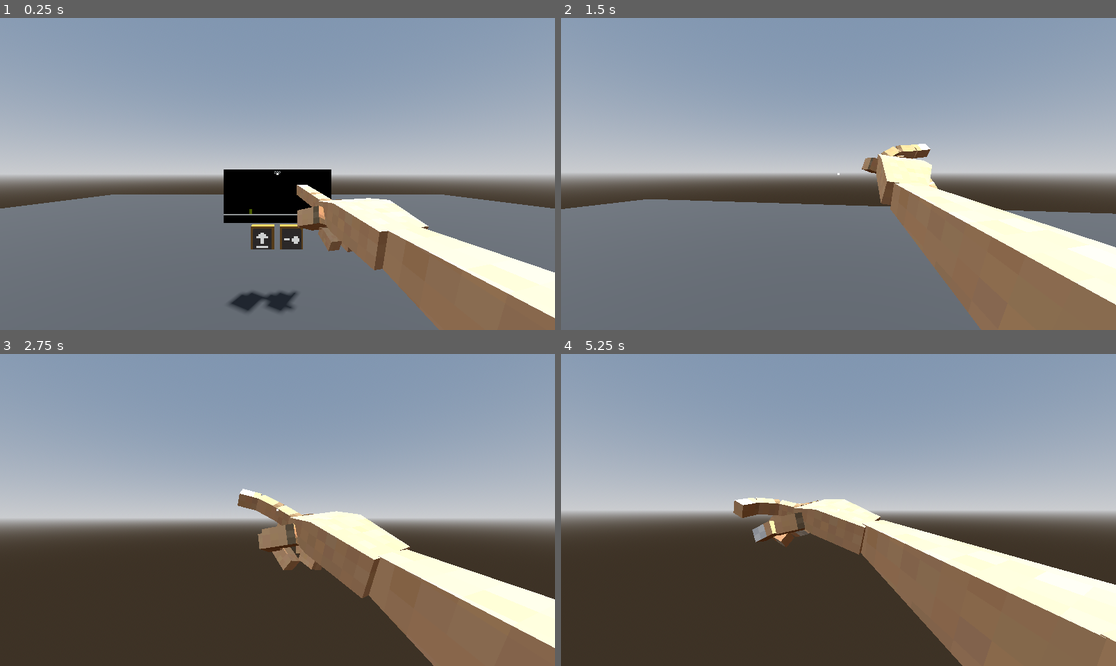
Above: before the commit, frames 1-4 (two rows, left to right).
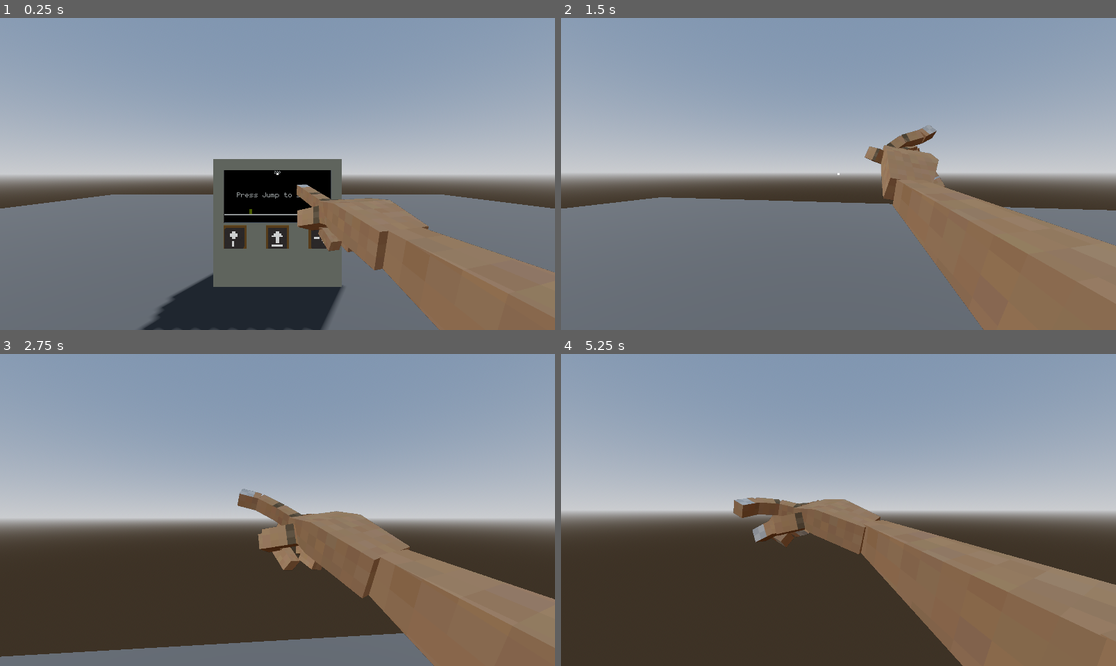
Above: after the commit, the same moments.

Repository: GildedBirch/evading-homework
Game: Godot game, scene res://scenes/management/main.tscn
The game is run twice, just before and just after one commit, with the same random seed, the same clock (stepped at 60 frames per second) and the same inputs.
Inputs (mouse positions are in pixels of both pictures, inside the frame that each line leads up to):
- Up to frame 1 (0.25 s): no input
- Up to frame 2 (1.5 s): tap Enter at 0.5 s; move the mouse to (866, 174) at 0.52 s; press the mouse at (866, 174) at 0.53 s; hold W (move_forward) from 0.53 s (still down); move the mouse to (810, 174) at 1.27 s; release the mouse at (810, 174) at 1.28 s; click (810, 174) at 1.35 s
- Up to frame 3 (2.75 s): keep holding W (move_forward); move the mouse to (288, 503) at 2.02 s; press the mouse at (288, 503) at 2.03 s
- Up to frame 4 (5.25 s): keep holding W (move_forward); move the mouse to (832, 516) at 2.77 s; release the mouse at (832, 516) at 2.78 s; click (832, 516) at 2.85 s; move the mouse to (877, 513) at 3.52 s; press the mouse at (877, 513) at 3.53 s; move the mouse to (794, 506) at 4.27 s; release the mouse at (794, 506) at 4.28 s; click (794, 506) at 4.35 s; move the mouse to (844, 510) at 5.02 s; press the mouse at (844, 510) at 5.03 s

The runs differ from the first frame. In frame 1, 13% of the frame differs, in the area x 25-100%, y 45-100%; in frame 2, 7.1%; in frame 3, 10%; in frame 4, 5.8%.

Commit message:
Projectiles can now shoot in multiple directions

Diff:
--- a/project.godot
+++ b/project.godot
@@ -52,6 +52,11 @@
 ]
 }
 
+[layer_names]
+
+3d_render/layer_1="Default"
+3d_render/layer_2="Hand"
+
 [physics]
 
 3d/physics_engine="Jolt Physics"
--- a/scenes/level/game_screen/game_screen.gd
+++ b/scenes/level/game_screen/game_screen.gd
@@ -10,41 +10,78 @@
 @export var target_screen: MeshInstance3D
 @export var jump_button: Button3D
 @export var shoot_button: Button3D
+@export var shoot_up_button: Button3D
 
 var _game_running:bool = false
+var score: int = 0
+var top_score: int = 0
+var speed_multiplier: float = 0
 
 @onready var player_2d: Player2d = %Player2D
 @onready var obstacle_spawn_point: Marker2D = %ObstacleSpawnPoint
 @onready var obstacle_spawn_timer: Timer = %ObstacleSpawnTimer
+@onready var score_label: Label = %ScoreLabel
+@onready var start_game_label: Label = %StartGameLabel
+@onready var score_timer: Timer = %ScoreTimer
 
 
 func _ready() -> void:
 	SignalBus.game_over.connect(_on_game_over)
 	jump_button.pressed.connect(_jump_button_pressed)
 	shoot_button.pressed.connect(_shoot_button_pressed)
+	shoot_up_button.pressed.connect(_shoot_up_button_pressed)
 	obstacle_spawn_timer.timeout.connect(_on_obstacle_spawn_timer_timeout)
+	score_timer.timeout.connect(_on_score_timer_timeout)
+
 	target_screen.material_override.albedo_texture = get_texture()
 
 
 func _jump_button_pressed() -> void:
 	if _game_running == false:
-		_game_running = true
+		_start_game()
 		return
-		obstacle_spawn_timer.start()
 	player_2d.jump()
 
 
 func _shoot_button_pressed() -> void:
-	player_2d.shoot()
+	if _game_running == false:
+		_start_game()
+		return
+	player_2d.shoot(Projectile.MoveDirection.FORWARD)
+
+
+func _shoot_up_button_pressed() -> void:
+	if _game_running == false:
+		_start_game()
+		return
+	player_2d.shoot(Projectile.MoveDirection.UP)
+
+
+func _start_game() -> void:
+	_game_running = true
+	start_game_label.hide()
+	obstacle_spawn_timer.start()
+	score_timer.start()
 
 
 func _on_obstacle_spawn_timer_timeout() -> void:
-	obstacle_spawn_timer.wait_time = randf_range(1.0, 3.0)
+	obstacle_spawn_timer.wait_time = randf_range(1.0 - speed_multiplier, 3.0 - speed_multiplier)
 	var obstacle: Obstacle = OBSTACLES.pick_random().instantiate()
 	add_child(obstacle)
 	obstacle.global_position = obstacle_spawn_point.global_position
 
 
+func _on_score_timer_timeout() -> void:
+	score += 1
+	score_label.text = "%03d" % score
+	speed_multiplier = (score / 25) * 0.05
+
+
 func _on_game_over() -> void:
 	obstacle_spawn_timer.stop()
+	score_timer.stop()
 	_game_running = false
+	if score > top_score:
+		top_score = score
+	score = 0
+	start_game_label.show()
--- a/scenes/level/game_screen/game_screen.tscn
+++ b/scenes/level/game_screen/game_screen.tscn
@@ -25,7 +25,8 @@
 offset_bottom = 255.0
 color = Color(0.992157, 0.964706, 0.890196, 1)
 
-[node name="Label" type="Label" parent="."]
+[node name="ScoreLabel" type="Label" parent="."]
+unique_name_in_owner = true
 anchors_preset = 5
 anchor_left = 0.5
 anchor_right = 0.5
@@ -38,6 +39,23 @@
 theme_override_fonts/font = ExtResource("2_n3lex")
 theme_override_font_sizes/font_size = 32
 text = "000"
+horizontal_alignment = 1
+
+[node name="StartGameLabel" type="Label" parent="."]
+unique_name_in_owner = true
+anchors_preset = 5
+anchor_left = 0.5
+anchor_right = 0.5
+offset_left = -20.0
+offset_top = 112.0
+offset_right = 20.0
+offset_bottom = 138.0
+grow_horizontal = 2
+size_flags_horizontal = 4
+theme_override_colors/font_color = Color(0.992157, 0.964706, 0.890196, 1)
+theme_override_fonts/font = ExtResource("2_n3lex")
+theme_override_font_sizes/font_size = 64
+text = "Press Jump to start"
 horizontal_alignment = 1
 
 [node name="StaticBody2D" type="StaticBody2D" parent="."]
@@ -58,6 +76,11 @@
 unique_name_in_owner = true
 wait_time = 3.0
 
+[node name="ScoreTimer" type="Timer" parent="."]
+unique_name_in_owner = true
+wait_time = 0.5
+
 [node name="SubViewportContainer" type="SubViewportContainer" parent="."]
+visible = false
 offset_right = 40.0
 offset_bottom = 40.0
--- a/scenes/level/game_screen/obstacles/obstacle.gd
+++ b/scenes/level/game_screen/obstacles/obstacle.gd
@@ -15,6 +15,8 @@
 
 func _process(_delta: float) -> void:
 	global_position.x -= speed
+	if global_position.x < -50:
+		queue_free()
 
 
 func _on_body_entered(_body: Node2D) -> void:
--- a/scenes/level/game_screen/obstacles/obstacle_shoot.tscn
+++ b/scenes/level/game_screen/obstacles/obstacle_shoot.tscn
@@ -20,3 +20,73 @@
 offset_top = -124.0
 offset_right = 20.0
 color = Color(0.862745, 0.196078, 0.184314, 1)
+
+[node name="ColorRect8" type="ColorRect" parent="."]
+offset_left = -55.0
+offset_top = -124.0
+offset_right = 20.0
+offset_bottom = -105.0
+color = Color(0.862745, 0.196078, 0.184314, 1)
+
+[node name="ColorRect9" type="ColorRect" parent="."]
+offset_left = -54.0
+offset_top = -79.0
+offset_right = 20.0
+offset_bottom = -60.0
+color = Color(0.862745, 0.196078, 0.184314, 1)
+
+[node name="ColorRect2" type="ColorRect" parent="."]
+offset_left = -20.0
+offset_top = -115.0
+offset_right = -6.0
+offset_bottom = -101.0
+rotation = 0.785398
+color = Color(0.862745, 0.196078, 0.184314, 1)
+
+[node name="ColorRect3" type="ColorRect" parent="."]
+offset_left = -31.0
+offset_top = -115.0
+offset_right = -17.0
+offset_bottom = -101.0
+rotation = 0.785398
+color = Color(0.862745, 0.196078, 0.184314, 1)
+
+[node name="ColorRect4" type="ColorRect" parent="."]
+offset_left = -45.0
+offset_top = -115.0
+offset_right = -31.0
+offset_bottom = -101.0
+rotation = 0.785398
+color = Color(0.862745, 0.196078, 0.184314, 1)
+
+[node name="ColorRect5" type="ColorRect" parent="."]
+offset_left = -19.1005
+offset_top = -89.0
+offset_right = -5.10051
+offset_bottom = -75.0
+rotation = 0.785398
+color = Color(0.862745, 0.196078, 0.184314, 1)
+
+[node name="ColorRect6" type="ColorRect" parent="."]
+offset_left = -30.1005
+offset_top = -89.0
+offset_right = -16.1005
+offset_bottom = -75.0
+rotation = 0.785398
+color = Color(0.862745, 0.196078, 0.184314, 1)
+
+[node name="ColorRect7" type="ColorRect" parent="."]
+offset_left = -44.1005
+offset_top = -89.0
+offset_right = -30.1005
+offset_bottom = -75.0
+rotation = 0.785398
+color = Color(0.862745, 0.196078, 0.184314, 1)
+
+[node name="ColorRect10" type="ColorRect" parent="."]
+offset_left = -9.0
+offset_top = -120.0
+offset_right = 5.0
+offset_bottom = -106.0
+rotation = 0.785398
+color = Color(0, 0, 0, 1)
--- a/scenes/level/game_screen/player/player_2d.gd
+++ b/scenes/level/game_screen/player/player_2d.gd
@@ -27,7 +27,7 @@
 		velocity.y = JUMP_VELOCITY
 
 
-func shoot() -> void:
+func shoot(dir: Projectile.MoveDirection) -> void:
 	if not can_shoot:
 		return
 
@@ -35,6 +35,7 @@
 	var projectile: Projectile = PROJECTILE.instantiate()
 	add_child(projectile)
 	projectile.global_position = global_position - Vector2(0, 20)
+	projectile.direction = dir
 	bullet_cooldown_timer.start()
 
 
--- a/scenes/level/game_screen/player/projectile.gd
+++ b/scenes/level/game_screen/player/projectile.gd
@@ -1,7 +1,8 @@
 class_name Projectile
 extends Area2D
 
-
+enum MoveDirection{FORWARD, UP}
+var direction: MoveDirection = MoveDirection.FORWARD
 var speed: float = 1.0
 
 
@@ -10,7 +11,12 @@
 
 
 func _process(_delta: float) -> void:
-	global_position.x += speed
+	if direction == MoveDirection.UP:
+		global_position.y -= speed
+	else:
+		global_position.x += speed
+	if global_position.x > 600 or global_position.y < 0:
+		queue_free()
 
 
 func _on_game_over() -> void:
--- a/scenes/level/level.tscn
+++ b/scenes/level/level.tscn
@@ -48,6 +48,16 @@
 [sub_resource type="QuadMesh" id="QuadMesh_hnne4"]
 size = Vector2(1.2, 0.6)
 
+[sub_resource type="StandardMaterial3D" id="StandardMaterial3D_hnne4"]
+albedo_color = Color(0.66095, 0.645848, 0.55416, 1)
+
+[sub_resource type="StandardMaterial3D" id="StandardMaterial3D_vpf64"]
+albedo_color = Color(0.169245, 0.169245, 0.169245, 1)
+roughness = 0.5
+
+[sub_resource type="BoxShape3D" id="BoxShape3D_qkmgm"]
+size = Vector3(1, 1.41107, 0.526489)
+
 [node name="Level" type="Node"]
 
 [node name="WorldEnvironment" type="WorldEnvironment" parent="."]
@@ -62,58 +72,102 @@
 size = Vector3(20, 1, 20)
 material = SubResource("StandardMaterial3D_8y3pp")
 
-[node name="JumpButton" parent="." node_paths=PackedStringArray("button_mesh") instance=ExtResource("1_h3e3j")]
-transform = Transform3D(1, 0, 0, 0, -4.37114e-08, -1, 0, 1, -4.37114e-08, -0.160472, 0.559653, 0)
+[node name="GameSetup" type="Node3D" parent="."]
+
+[node name="GameScreen" parent="GameSetup" node_paths=PackedStringArray("target_screen", "jump_button", "shoot_button", "shoot_up_button") instance=ExtResource("4_qkmgm")]
+target_screen = NodePath("../Screen")
+jump_button = NodePath("../JumpButton")
+shoot_button = NodePath("../ShootButton")
+shoot_up_button = NodePath("../ShootUpButton")
+
+[node name="JumpButton" parent="GameSetup" node_paths=PackedStringArray("button_mesh") instance=ExtResource("1_h3e3j")]
+transform = Transform3D(1, 0, 0, 0, -4.37114e-08, -1, 0, 1, -4.37114e-08, -0.00150104, 0.559653, -0.0320297)
 button_mesh = NodePath("ButtonTop")
 
-[node name="CollisionShape3D" type="CollisionShape3D" parent="JumpButton"]
+[node name="CollisionShape3D" type="CollisionShape3D" parent="GameSetup/JumpButton"]
 transform = Transform3D(1, 0, 0, 0, 1, 0, 0, 0, 1, 0, 0.05, 0)
 shape = SubResource("BoxShape3D_hnne4")
 
-[node name="ButtonTop" type="MeshInstance3D" parent="JumpButton"]
+[node name="ButtonTop" type="MeshInstance3D" parent="GameSetup/JumpButton"]
 transform = Transform3D(1, 0, 0, 0, 1, 0, 0, 0, 1, 0, 0.1, 0)
 mesh = SubResource("BoxMesh_vpf64")
 
-[node name="Sprite3D" type="Sprite3D" parent="JumpButton/ButtonTop"]
+[node name="Sprite3D" type="Sprite3D" parent="GameSetup/JumpButton/ButtonTop"]
 transform = Transform3D(1, 0, 0, 0, 1, 0, 0, 0, 1, 0, 0.0505914, 0)
 pixel_size = 0.02
 axis = 1
 texture_filter = 2
 texture = SubResource("AtlasTexture_wcngd")
 
-[node name="ButtonBase" type="MeshInstance3D" parent="JumpButton"]
+[node name="ButtonBase" type="MeshInstance3D" parent="GameSetup/JumpButton"]
 transform = Transform3D(1, 0, 0, 0, 1, 0, 0, 0, 1, 0, 0.03551, 0)
 mesh = SubResource("BoxMesh_qkmgm")
 
-[node name="ShootButton" parent="." node_paths=PackedStringArray("button_mesh") instance=ExtResource("1_h3e3j")]
-transform = Transform3D(1, 0, 0, 0, -4.37114e-08, -1, 0, 1, -4.37114e-08, 0.150644, 0.559653, 0)
+[node name="ShootButton" parent="GameSetup" node_paths=PackedStringArray("button_mesh") instance=ExtResource("1_h3e3j")]
+transform = Transform3D(1, 0, 0, 0, -4.37114e-08, -1, 0, 1, -4.37114e-08, 0.464718, 0.559653, -0.0320297)
 button_mesh = NodePath("ButtonTop")
 
-[node name="CollisionShape3D" type="CollisionShape3D" parent="ShootButton"]
+[node name="CollisionShape3D" type="CollisionShape3D" parent="GameSetup/ShootButton"]
 transform = Transform3D(1, 0, 0, 0, 1, 0, 0, 0, 1, 0, 0.05, 0)
 shape = SubResource("BoxShape3D_hnne4")
 
-[node name="ButtonTop" type="MeshInstance3D" parent="ShootButton"]
+[node name="ButtonTop" type="MeshInstance3D" parent="GameSetup/ShootButton"]
 transform = Transform3D(1, 0, 0, 0, 1, 0, 0, 0, 1, 0, 0.1, 0)
 mesh = SubResource("BoxMesh_vpf64")
 
-[node name="Sprite3D" type="Sprite3D" parent="ShootButton/ButtonTop"]
+[node name="Sprite3D" type="Sprite3D" parent="GameSetup/ShootButton/ButtonTop"]
 transform = Transform3D(1, 0, 0, 0, 1, 0, 0, 0, 1, 0, 0.0505914, 0)
 pixel_size = 0.02
 axis = 1
 texture_filter = 2
 texture = SubResource("AtlasTexture_qkmgm")
 
-[node name="ButtonBase" type="MeshInstance3D" parent="ShootButton"]
+[node name="ButtonBase" type="MeshInstance3D" parent="GameSetup/ShootButton"]
 transform = Transform3D(1, 0, 0, 0, 1, 0, 0, 0, 1, 0, 0.03551, 0)
 mesh = SubResource("BoxMesh_qkmgm")
 
-[node name="Screen" type="MeshInstance3D" parent="."]
+[node name="ShootUpButton" parent="GameSetup" node_paths=PackedStringArray("button_mesh") instance=ExtResource("1_h3e3j")]
+transform = Transform3D(1, 0, 0, 0, -4.37114e-08, -1, 0, 1, -4.37114e-08, -0.463955, 0.559653, -0.0320297)
+button_mesh = NodePath("ButtonTop")
+
+[node name="CollisionShape3D" type="CollisionShape3D" parent="GameSetup/ShootUpButton"]
+transform = Transform3D(1, 0, 0, 0, 1, 0, 0, 0, 1, 0, 0.05, 0)
+shape = SubResource("BoxShape3D_hnne4")
+
+[node name="ButtonTop" type="MeshInstance3D" parent="GameSetup/ShootUpButton"]
+transform = Transform3D(1, 0, 0, 0, 1, 0, 0, 0, 1, 0, 0.1, 0)
+mesh = SubResource("BoxMesh_vpf64")
+
+[node name="Sprite3D" type="Sprite3D" parent="GameSetup/ShootUpButton/ButtonTop"]
+transform = Transform3D(-4.37114e-08, 4.37114e-08, 1, -4.37114e-08, 1, -4.37114e-08, -1, -4.37114e-08, -4.37114e-08, 0, 0.0505914, 0)
+pixel_size = 0.02
+axis = 1
+texture_filter = 2
+texture = SubResource("AtlasTexture_qkmgm")
+
+[node name="ButtonBase" type="MeshInstance3D" parent="GameSetup/ShootUpButton"]
+transform = Transform3D(1, 0, 0, 0, 1, 0, 0, 0, 1, 0, 0.03551, 0)
+mesh = SubResource("BoxMesh_qkmgm")
+
+[node name="Screen" type="MeshInstance3D" parent="GameSetup"]
 transform = Transform3D(1, 0, 0, 0, 1, 0, 0, 0, 1, 0, 1, 0)
 material_override = SubResource("StandardMaterial3D_qkmgm")
 mesh = SubResource("QuadMesh_hnne4")
+skeleton = NodePath("../..")
 
-[node name="GameScreen" parent="Screen" node_paths=PackedStringArray("target_screen", "jump_button", "shoot_button") instance=ExtResource("4_qkmgm")]
-target_screen = NodePath("..")
-jump_button = NodePath("../../JumpButton")
-shoot_button = NodePath("../../ShootButton")
+[node name="Monitor" type="CSGBox3D" parent="GameSetup"]
+transform = Transform3D(1, 0, 0, 0, 1, 0, 0, 0, 1, 0, 0.707581, -0.236389)
+size = Vector3(1.41382, 1.41516, 0.527222)
+material = SubResource("StandardMaterial3D_hnne4")
+
+[node name="MonitorCutout" type="CSGBox3D" parent="GameSetup/Monitor"]
+transform = Transform3D(1, 0, 0, 0, 1, 0, 0, 0, 1, 0, 0.294388, 0)
+operation = 2
+size = Vector3(1.18555, 0.585297, 0.527222)
+material = SubResource("StandardMaterial3D_vpf64")
+
+[node name="StaticBody3D" type="StaticBody3D" parent="GameSetup"]
+
+[node name="CollisionShape3D" type="CollisionShape3D" parent="GameSetup/StaticBody3D"]
+transform = Transform3D(1, 0, 0, 0, 1, 0, 0, 0, 1, 0, 0.706765, -0.236755)
+shape = SubResource("BoxShape3D_qkmgm")
--- a/scenes/player/player.tscn
+++ b/scenes/player/player.tscn
@@ -20,6 +20,10 @@
 transform = Transform3D(1, 0, 0, 0, 1, 0, 0, 0, 1, 0, 1.25, 0)
 
 [node name="PlayerCamera" type="Camera3D" parent="CameraPivot"]
+cull_mask = 1048573
+
+[node name="RemoteTransform3D" type="RemoteTransform3D" parent="CameraPivot/PlayerCamera"]
+remote_path = NodePath("../../../CanvasLayer/SubViewportContainer/SubViewport/Camera3D")
 
 [node name="LookRay" type="RayCast3D" parent="CameraPivot"]
 unique_name_in_owner = true
@@ -50,3 +54,20 @@
 grow_horizontal = 2
 grow_vertical = 2
 mouse_filter = 2
+
+[node name="SubViewportContainer" type="SubViewportContainer" parent="CanvasLayer"]
+anchors_preset = 15
+anchor_right = 1.0
+anchor_bottom = 1.0
+grow_horizontal = 2
+grow_vertical = 2
+
+[node name="SubViewport" type="SubViewport" parent="CanvasLayer/SubViewportContainer"]
+transparent_bg = true
+handle_input_locally = false
+size = Vector2i(1920, 1080)
+render_target_update_mode = 4
+
+[node name="Camera3D" type="Camera3D" parent="CanvasLayer/SubViewportContainer/SubViewport"]
+transform = Transform3D(1, 0, 0, 0, 1, 0, 0, 0, 1, 0, 1.25, 0)
+cull_mask = 1048574
--- a/scenes/player/right_hand.tscn
+++ b/scenes/player/right_hand.tscn
@@ -3,6 +3,9 @@
 [ext_resource type="PackedScene" uid="uid://cbgjd03v5xel5" path="res://assets/hands/hands.glb" id="1_ke3fh"]
 
 [node name="RightHand" instance=ExtResource("1_ke3fh")]
+
+[node name="LeftHand" parent="LeftHandArmature/Skeleton3D" index="0"]
+layers = 2
 
 [node name="HandSpring" type="SpringBoneSimulator3D" parent="LeftHandArmature/Skeleton3D" index="1"]
 setting_count = 1
Not shown: 1 places in scenes/level/level.tscn that only renumber resources
